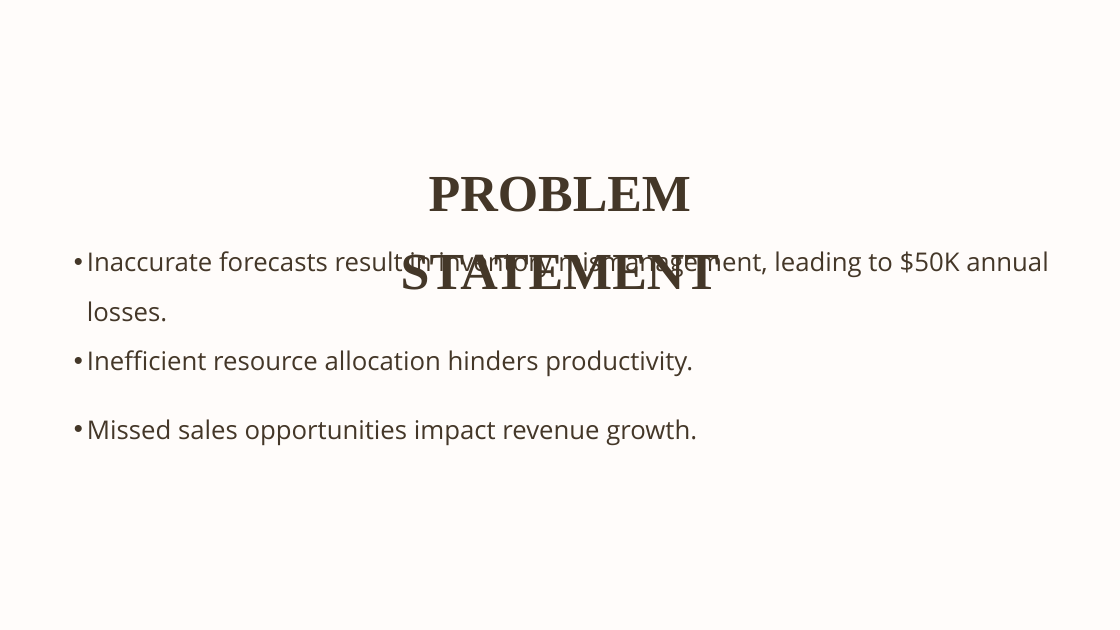
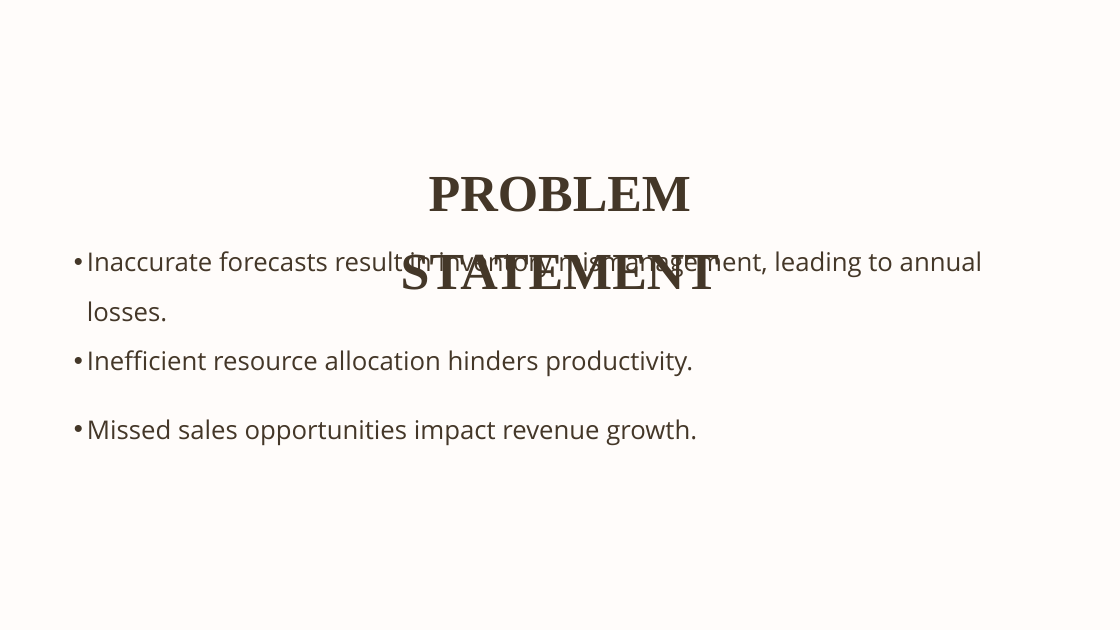
Before and after one commit to Akbarhusain12/Sales_Prediction_Java, a slide deck: slide 2 of Sales Forecasting System – PredictX.pptx. Drawn at 1120x630 pixels with LibreOffice and Linux fonts; fonts in the diff are those of the drawing. Boxes give left, top, right and bottom in pixels: in the first picture for what was removed or moved away, otherwise in the second. Text is boxed around its words. In the diff, an @@ line names an element or a change of style, - is before the commit and + after.

```diff
--- a/Sales Forecasting System – PredictX.pptx
+++ b/Sales Forecasting System – PredictX.pptx
@@ text at box(87, 251, 982, 322): text changed @@
-  • Inaccurate forecasts result in inventory mismanagement, leading to $50K annual losses.
+  • Inaccurate forecasts result in inventory mismanagement, leading to annual losses.
```
Also in this commit, not shown: 3 other files.
